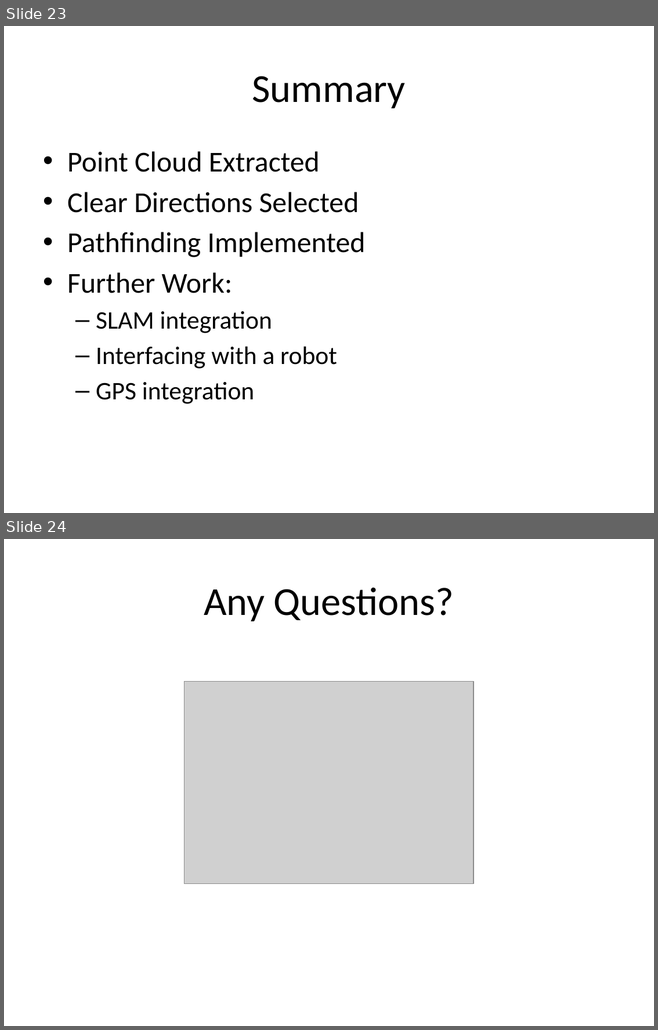
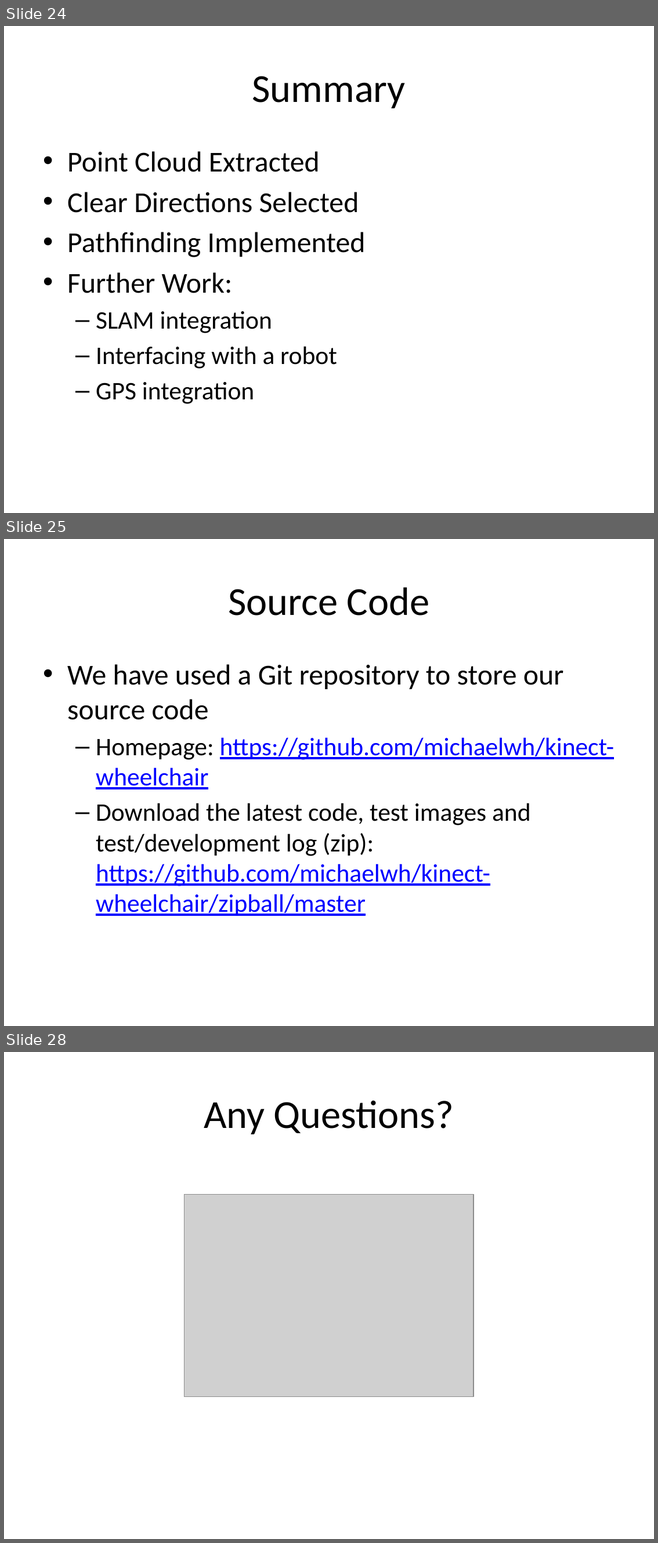
Before and after one commit to michaelwh/kinect-wheelchair, a slide deck: Autonomous Wheelchair using Structured Light.pptx. Shown one above the other, each under a label of ours: slides 23 and 24 before the commit, slides 24, 25 and 28 after it; the slides between them are not shown. The pictures are 658x1030 and 658x1543 pixels, drawn with LibreOffice and Linux fonts; fonts in the diff are those of the drawing; grey boxes stand for pictures. Boxes give left, top, right and bottom in pixels: in the first picture for what was removed or moved away, otherwise in the second. Text is boxed around its words. In the diff, an @@ line names an element or a change of style, - is before the commit and + after.

```diff
--- a/Autonomous Wheelchair using Structured Light.pptx
+++ b/Autonomous Wheelchair using Structured Light.pptx
@@ slide 25 added at (x1=4, y1=539, x2=654, y2=1026), background #FFFFFF @@
@@ title added at (x1=228, y1=587, x2=429, y2=616), 44 pt, text #000000 @@
+Source Code
@@ text added at (x1=67, y1=664, x2=614, y2=916), 28 pt, text #000000 @@
+• We have used a Git repository to store our source code
+  – Homepage: https://github.com/michaelwh/kinect-wheelchair
+  – Download the latest code, test images and test/development log (zip): https://github.com/michaelwh/kinect-wheelchair/zipball/master
@@ what was slide 23 is now slide 24 @@
@@ what was slide 24 is now slide 28 @@
```
Also in this commit, not shown: 1 slide changed, 3 other slides added, 2 other files.
